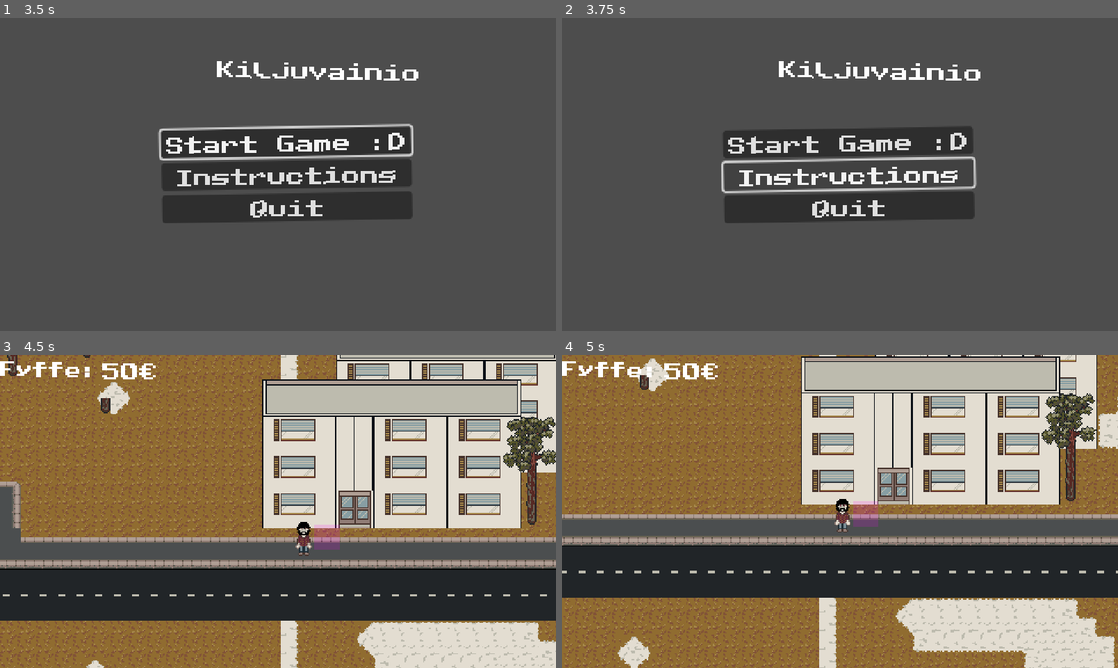
Above: before the commit, frames 1-4 (two rows, left to right).
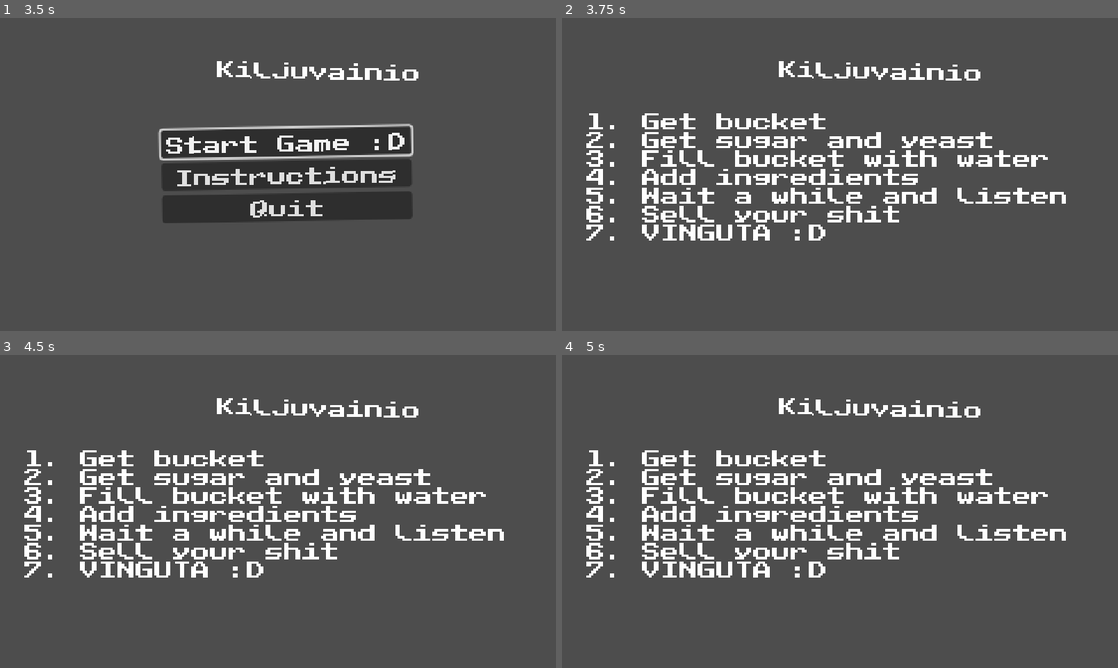
Above: after the commit, the same moments.

Repository: Rotta-Games/moonshine_valley
Game: Godot game, scene res://scenes/splash.tscn
The game is run twice, just before and just after one commit, with the same random seed, the same clock (stepped at 60 frames per second) and the same inputs.
Inputs (mouse positions are in pixels of both pictures, inside the frame that each line leads up to):
- Up to frame 1 (3.5 s): hold D (move_right) 0.53-1.28 s; hold E (player_action) 0.53-1.28 s; tap Enter at 1.25 s; hold S (move_down) 1.28-2.03 s; tap E (player_action) at 1.35, 2.85 s; tap Space at 2 s; hold D (move_right) 2.03-2.78 s; hold E (player_action) 2.03-2.78 s; hold W (move_up) from 2.78 s (still down)
- Up to frame 2 (3.75 s): release W (move_up) at 3.5 s; click "Instructions" at 3.5 s
- Up to frame 3 (4.5 s): click (283, 480) at 4.25 s, where only the run before the commit has a clickable "Start Game :D"
- Up to frame 4 (5 s): no input

Frame 1 is identical in both runs. In frame 2, 14% of the frame differs, in the area x 4-91%, y 30-72%; in frame 3, 94%; in frame 4, 95%, in the area x 0-100%, y 0-100%.

Commit message:
Add instructions text

Diff:
--- a/scenes/main.tscn
+++ b/scenes/main.tscn
@@ -40,9 +40,25 @@
 layout_mode = 2
 text = "Quit"
 
+[node name="InstructionText" type="RichTextLabel" parent="."]
+visible = false
+layout_mode = 0
+offset_left = 21.0
+offset_top = 80.0
+offset_right = 462.0
+offset_bottom = 232.0
+text = "1. Get bucket
+2. Get sugar and yeast
+3. Fill bucket with water
+4. Add ingredients
+5. Wait a while and listen
+6. Sell your shit
+7. VINGUTA :D"
+
 [node name="AudioStreamPlayer2D" type="AudioStreamPlayer2D" parent="."]
 stream = ExtResource("2_h5w2e")
 autoplay = true
 
 [connection signal="pressed" from="BoxContainer/Start" to="." method="_on_start_pressed"]
+[connection signal="pressed" from="BoxContainer/Instructions" to="." method="_on_instructions_pressed"]
 [connection signal="pressed" from="BoxContainer/Quit" to="." method="_on_quit_pressed"]
--- a/scripts/main.gd
+++ b/scripts/main.gd
@@ -1,7 +1,10 @@
 extends Control
 
 
+@onready var _container: BoxContainer = $"BoxContainer"
 @onready var _start_button: Button = $"BoxContainer/Start"
+@onready var _instructions_button: Button = $"BoxContainer/Instructions"
+@onready var _instructions_text: RichTextLabel = $"InstructionText"
 
 
 # Called when the node enters the scene tree for the first time.
@@ -22,3 +25,16 @@
 
 func _on_quit_pressed() -> void:
 	get_tree().quit()
+
+
+func _on_instructions_pressed() -> void:
+	_instructions_text.visible = true
+	_container.visible = false
+
+
+func _input(event: InputEvent) -> void:
+	if event.is_action_pressed("ui_cancel") or event.is_action_pressed("player_cancel"):
+		if _instructions_text.visible:
+			_instructions_text.visible = false
+			_container.visible = true
+			_instructions_button.grab_focus()
